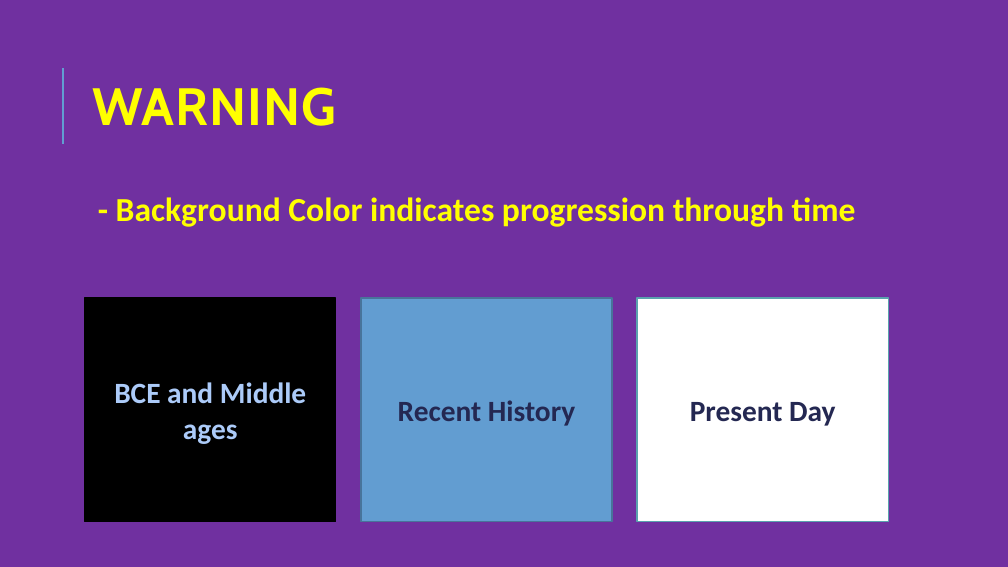
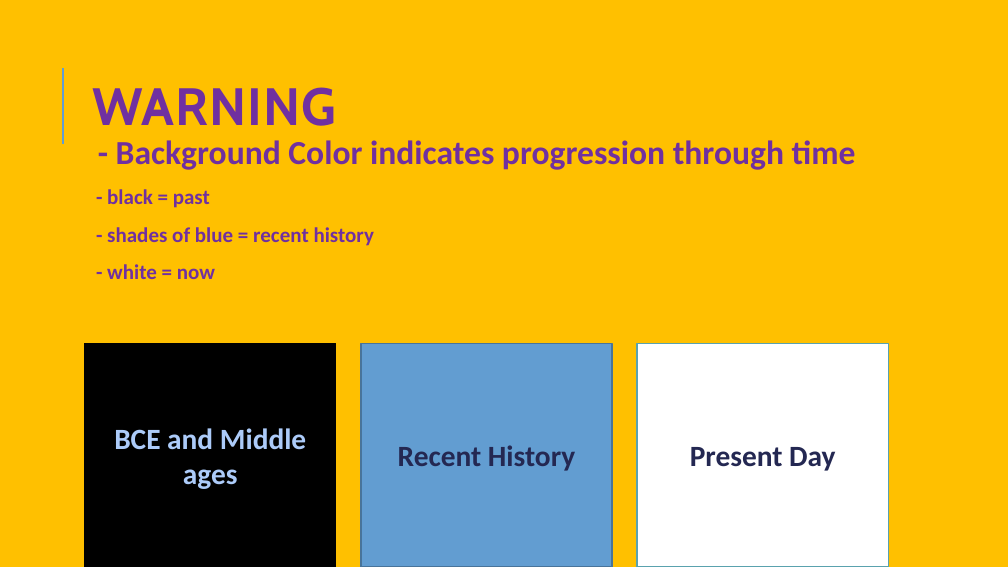
Before and after one commit to aimforbigfoot/biol5081, a slide deck: slide 4 of animalsClass/Deep History Of the field of Perception.pptx (slide 2 before the commit). Drawn at 1008x567 pixels with LibreOffice and Linux fonts; fonts in the diff are those of the drawing. Boxes give left, top, right and bottom in pixels: in the first picture for what was removed or moved away, otherwise in the second. Text is boxed around its words. In the diff, an @@ line names an element or a change of style, - is before the commit and + after.

```diff
--- a/animalsClass/Deep History Of the field of Perception.pptx
+++ b/animalsClass/Deep History Of the field of Perception.pptx
@@ background #7030A0 to #FFC000 @@
@@ title "WARNING" at [92, 87, 336, 126]: text colour #FFFF00 to #7030A0 @@
@@ text "- Background Color indicates progression ...": place and size @@
-text "- Background Color indicates progression ..." at [85, 189, 889, 522]
+text "- Background Color indicates progression ..." at [107, 140, 856, 279]
@@ text "- Background Color indicates progression ..." at [107, 140, 856, 279]: fill #7030A0 to none @@
@@ text at [116, 140, 856, 170]: text colour #FFFF00 to #7030A0 in "- Background Color indicates progression through time" @@
@@ text at [107, 189, 374, 279]: paragraphs added @@
+  - black = past
+  - shades of blue = recent history
+  - white = now
@@ 3 rectangles: place and size @@
-3 rectangles at [85, 298, 889, 522]
+3 rectangles at [85, 343, 889, 567]
```
Also in this commit, not shown: 4 other slides changed, 12 slides added.
